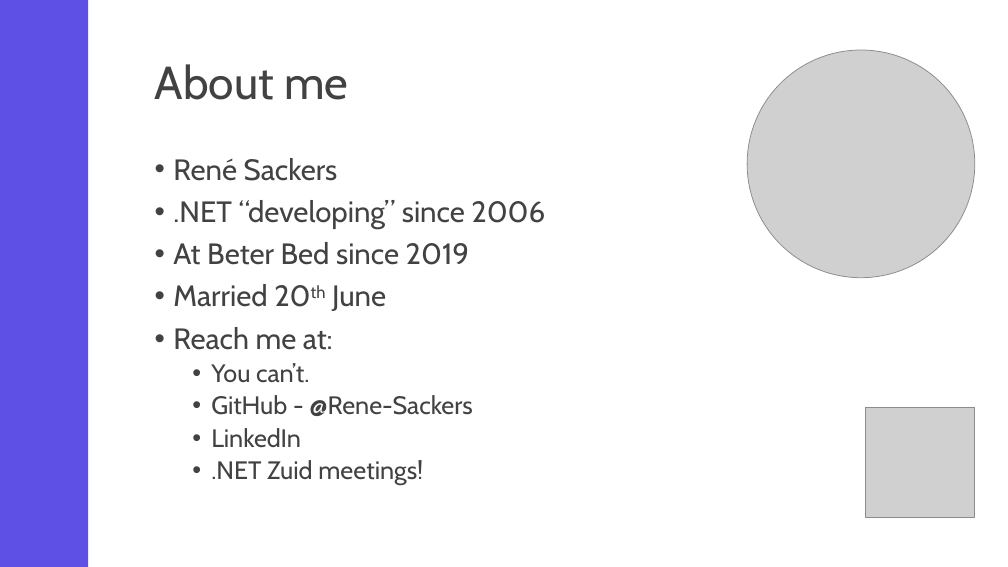
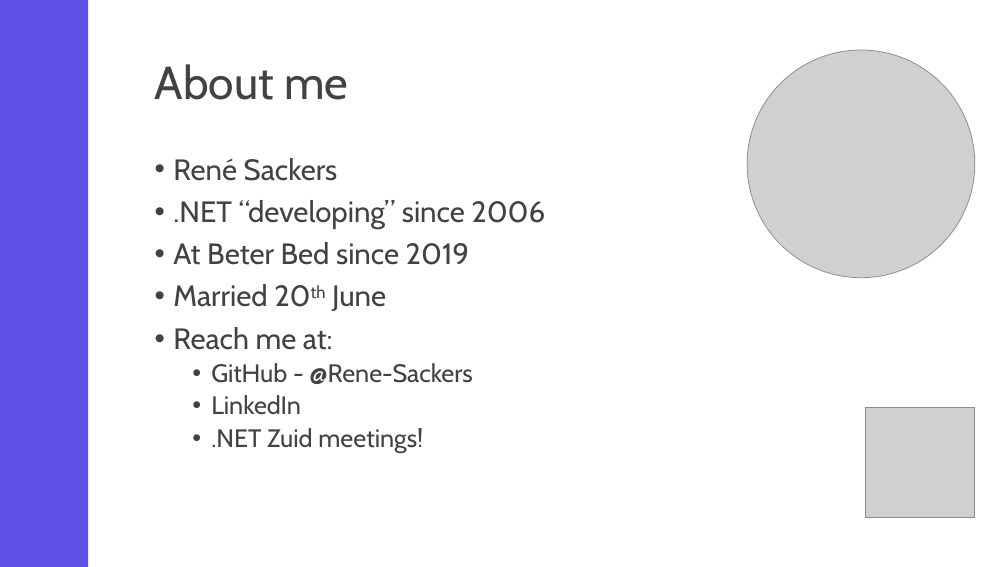
Before and after one commit to Rene-Sackers/presentation-mudblazor, a slide deck: slide 2 of powerpoint/MudBlazor presentation.pptx. Drawn at 1008x567 pixels with LibreOffice and Linux fonts; fonts in the diff are those of the drawing; grey boxes stand for pictures. Boxes give left, top, right and bottom in pixels: in the first picture for what was removed or moved away, otherwise in the second. Text is boxed around its words. In the diff, an @@ line names an element or a change of style, - is before the commit and + after.

Commit message:
Changes to slide

```diff
--- a/powerpoint/MudBlazor presentation.pptx
+++ b/powerpoint/MudBlazor presentation.pptx
@@ text at <box>211,363,309,383</box>: paragraph removed @@
-  • You can’t.
```
Also in this commit, not shown: 1 other slide changed.
